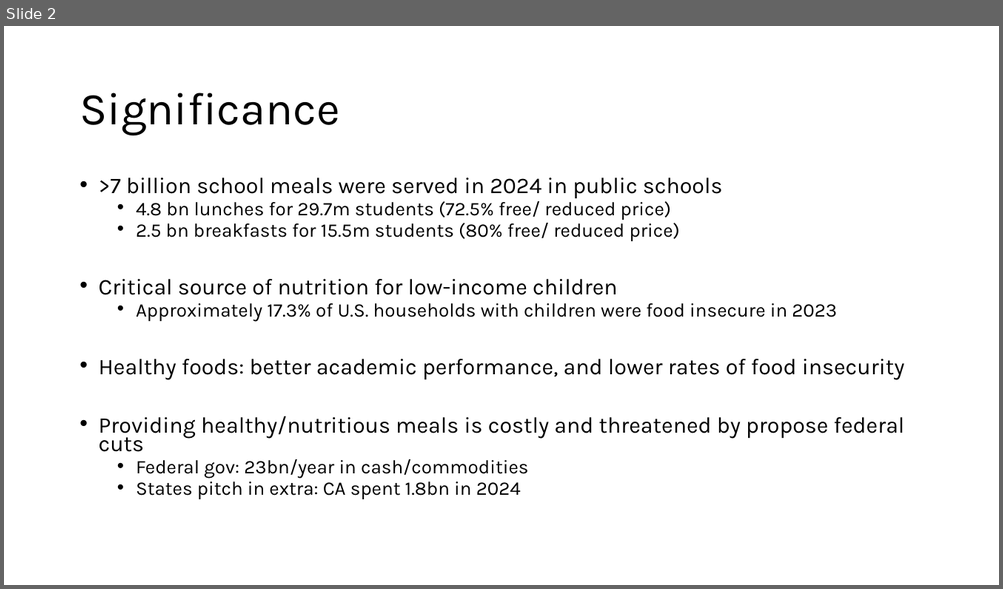
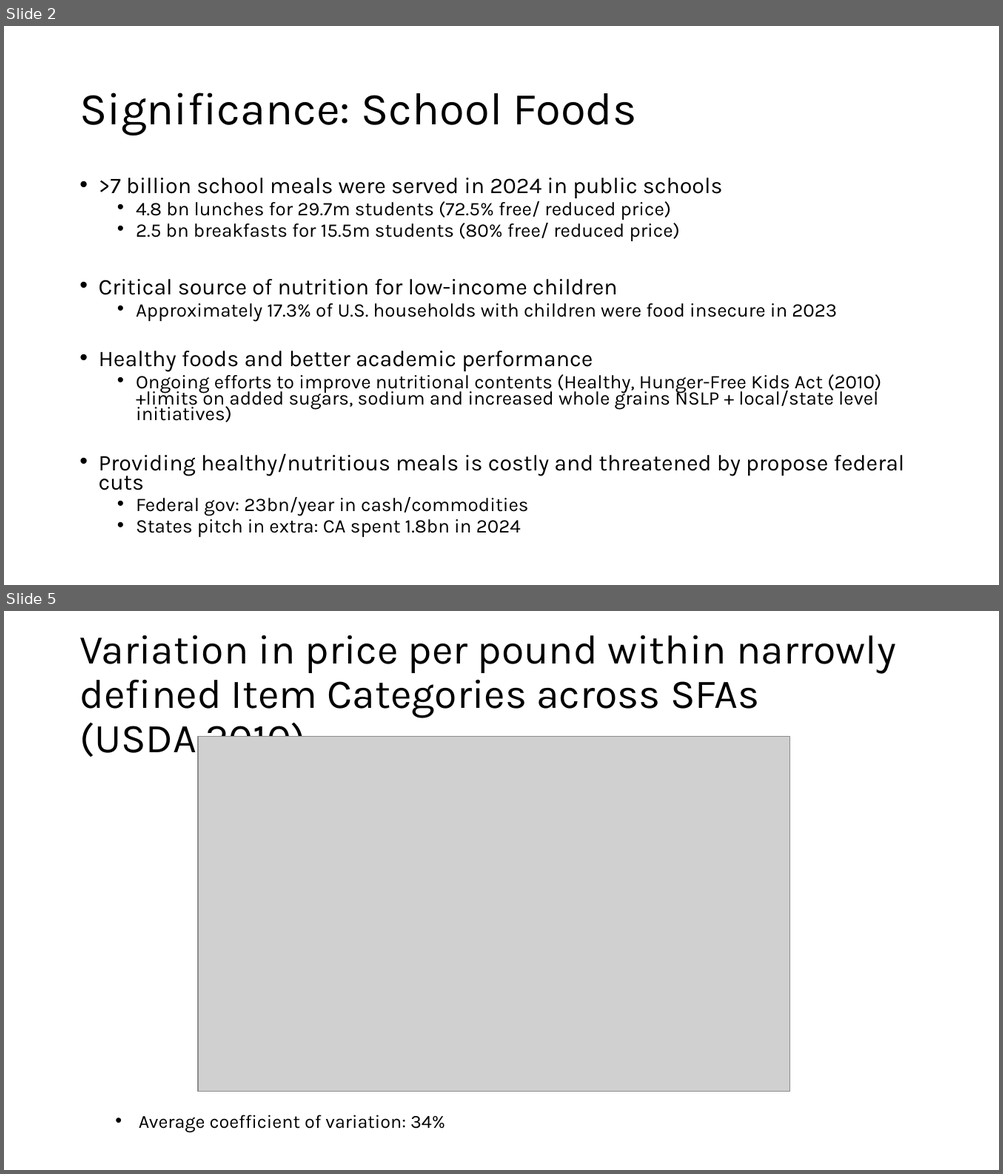
Before and after one commit to darionphan/obesitydata, a slide deck: Slides/SFP.pptx. Shown one above the other, each under a label of ours: slide 2 before the commit, slides 2 and 5 after it; the slides between them are not shown. The pictures are 1003x589 and 1003x1174 pixels, drawn with LibreOffice and Linux fonts; fonts in the diff are those of the drawing; grey boxes stand for pictures. Boxes give left, top, right and bottom in pixels: in the first picture for what was removed or moved away, otherwise in the second. Text is boxed around its words. In the diff, an @@ line names an element or a change of style, - is before the commit and + after.

```diff
--- a/Slides/SFP.pptx
+++ b/Slides/SFP.pptx
@@ slide 5 added at (4, 611, 999, 1170), background #FFFFFF @@
@@ title added at (79, 635, 896, 762), 39.6 pt, text #000000 @@
+Variation in price per pound within narrowly defined Item Categories across SFAs (USDA,2010)
@@ picture added at (198, 736, 790, 1091) @@
@@ text added at (139, 1115, 445, 1133), 18 pt, text #000000 @@
+• Average coefficient of variation: 34%
@@ slide 2 changed as well @@
@@ title at (79, 93, 637, 136): text changed @@
-Significance
+Significance: School Foods
@@ text at (99, 351, 881, 423): text changed; size 21.7 to 18.6 pt @@
-• Healthy foods: better academic performance, and lower rates of food insecurity
+• Healthy foods and better academic performance
+  • Ongoing efforts to improve nutritional contents (Healthy, Hunger-Free Kids Act (2010) +limits on added sugars, sodium and increased whole grains NSLP + local/state level initiatives)
```
Also in this commit, not shown: 2 other slides changed, 11 other slides added.
